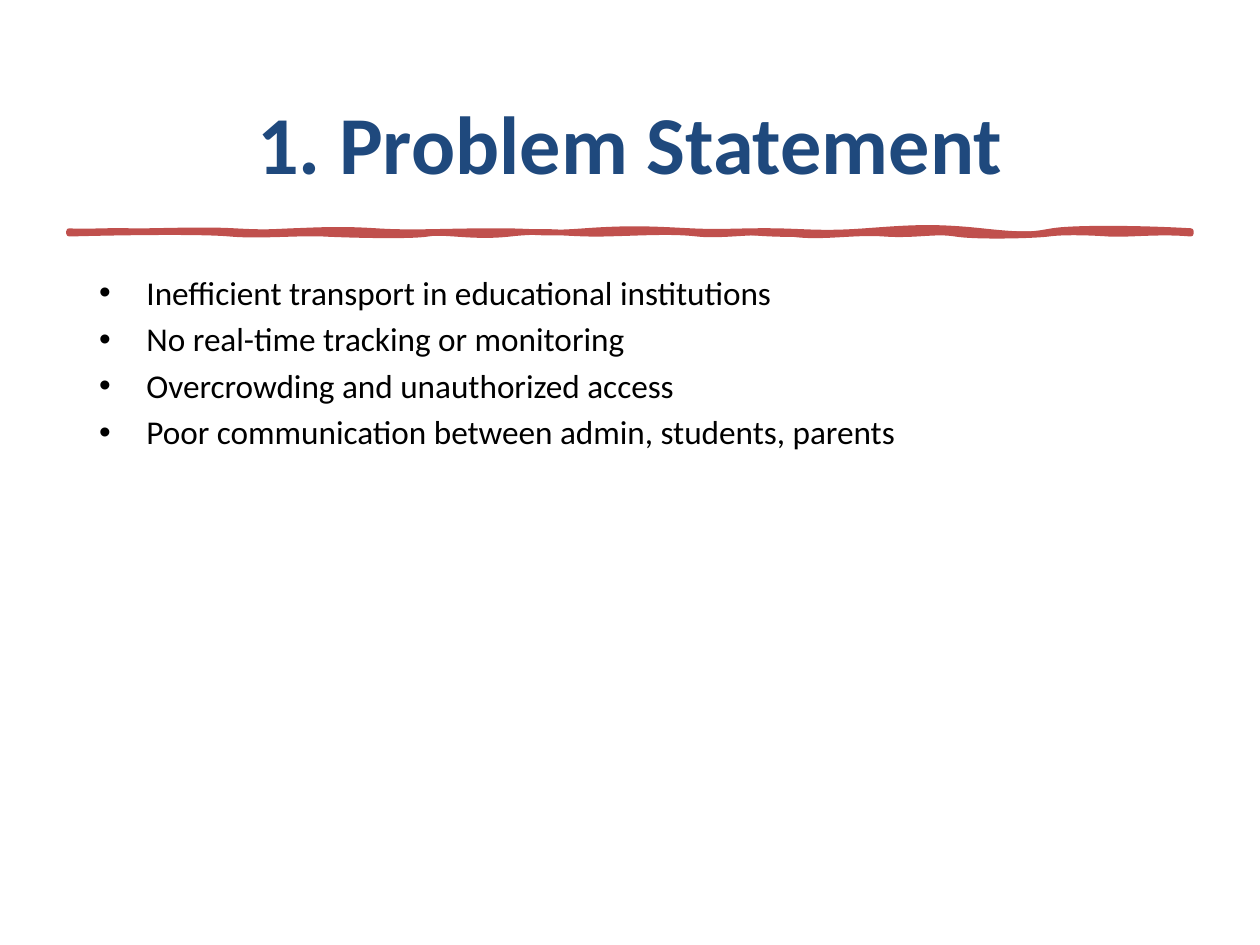
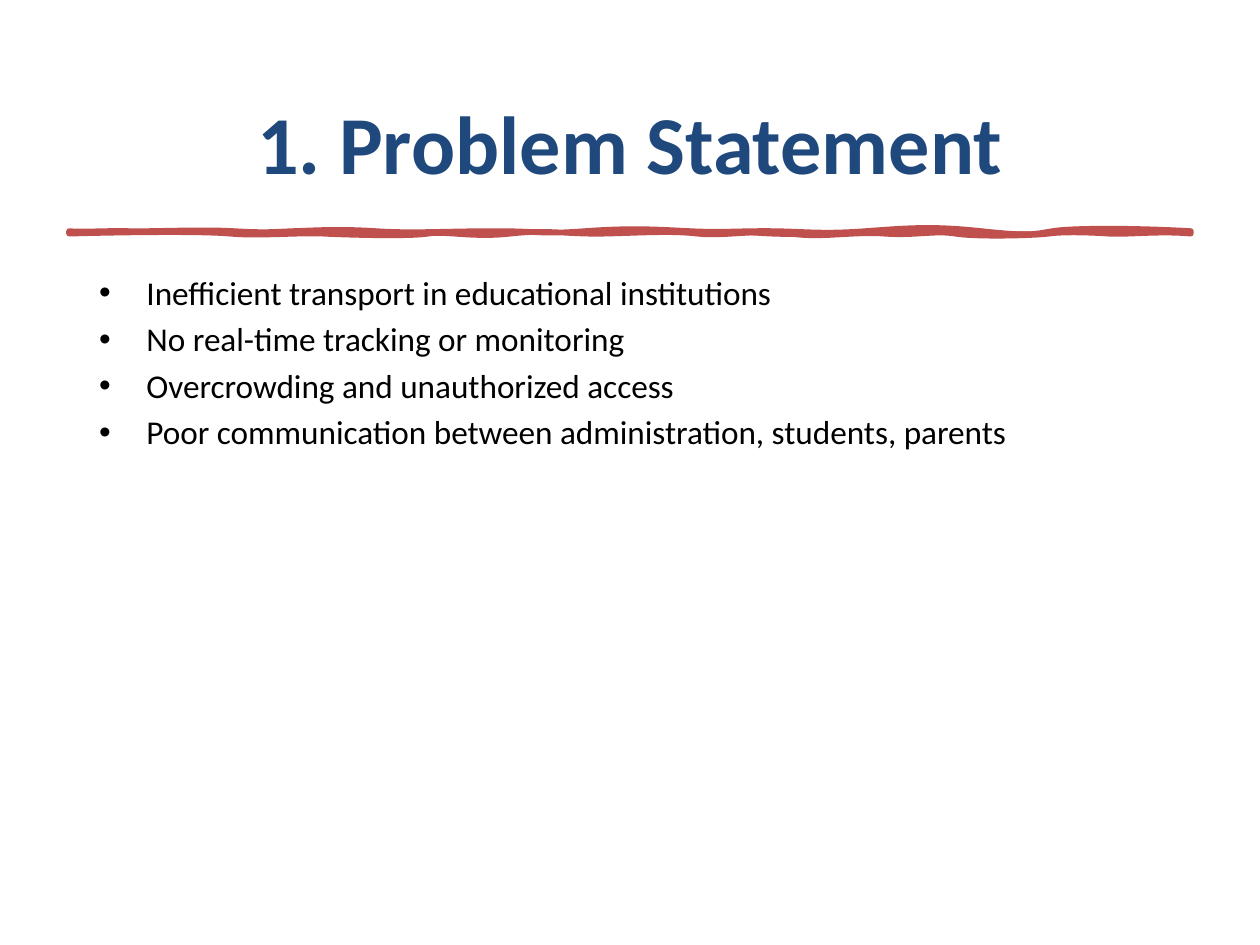
Before and after one commit to Abubakar-doc/FYP-24-SE-A-204, a slide deck: slide 3 of NTU Ride Pilot.pptx. Drawn at 1260x945 pixels with LibreOffice and Linux fonts; fonts in the diff are those of the drawing. Boxes give left, top, right and bottom in pixels: in the first picture for what was removed or moved away, otherwise in the second. Text is boxed around its words. In the diff, an @@ line names an element or a change of style, - is before the commit and + after.

```diff
--- a/NTU Ride Pilot.pptx
+++ b/NTU Ride Pilot.pptx
@@ text at (x1=146, y1=421, x2=1006, y2=450): text changed @@
-• Poor communication between admin, students, parents
+• Poor communication between administration, students, parents
```
Also in this commit, not shown: 2 other slides changed, 1 slide removed.
